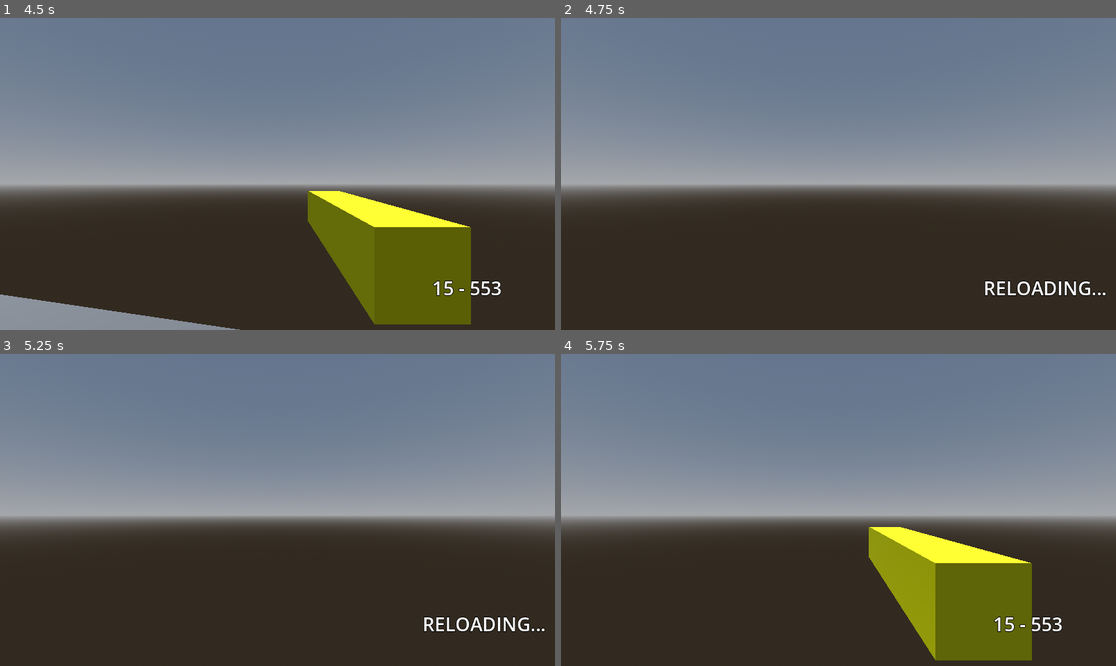
Above: before the commit, frames 1-4 (two rows, left to right).
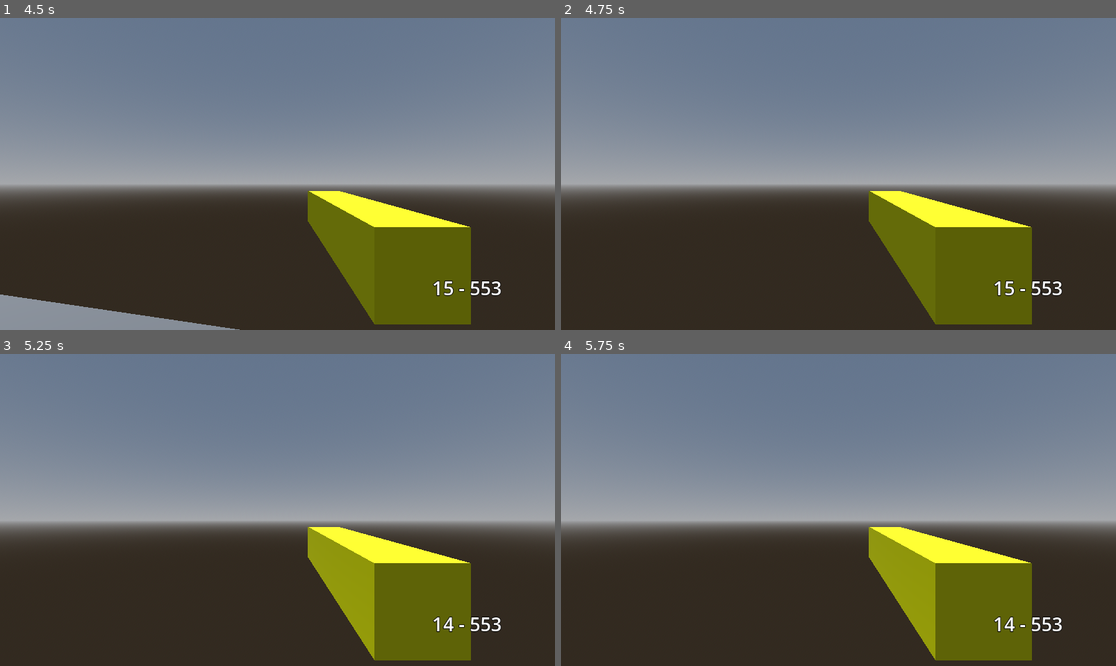
Above: after the commit, the same moments.

Repository: Mad565/FPS-IN-GODOT-4
Game: Godot game, scene res://PLAYER AND MAIN/main.tscn
Two runs of this game, one before a commit and one after it. Both use one fixed random seed, a clock stepped at 60 frames per second and the inputs below.
Inputs (mouse positions are in pixels of both pictures, inside the frame that each line leads up to):
- Up to frame 1 (4.5 s): tap Enter (ui_accept) at 0.5, 0.77, 1.52, 3.02, 3.77 s; move the mouse to (305, 174) at 0.52 s; press the mouse at (305, 174) at 0.53 s; hold W (MOVE_FORWARD) from 0.53 s (still down); tap R (R) at 0.6, 1.55, 3.05, 3.6 s; move the mouse to (249, 174) at 1.27 s; release the mouse at (249, 174) at 1.28 s; click (249, 174) at 1.35 s; move the mouse to (288, 167) at 2.02 s; hold Right mouse button (ADS) 2.03-2.78 s; click (288, 167) at 2.3 s; move the mouse to (271, 180) at 2.77 s; tap F (PICKUP) at 2.85 s; move the mouse to (316, 177) at 3.52 s; press the mouse at (316, 177) at 3.53 s; move the mouse to (233, 170) at 4.27 s; release the mouse at (233, 170) at 4.28 s; tap Ctrl (crouch) at 4.35 s
- Up to frame 2 (4.75 s): keep holding W (MOVE_FORWARD); tap Enter (ui_accept) at 4.52 s; tap R (R) at 4.55 s
- Up to frame 3 (5.25 s): keep holding W (MOVE_FORWARD); tap Enter (ui_accept) at 5 s; move the mouse to (283, 510) at 5.02 s; press the mouse at (283, 510) at 5.03 s
- Up to frame 4 (5.75 s): keep holding W (MOVE_FORWARD)

Frame 1 is identical in both runs. In frame 2, 9.5% of the frame differs, in the area x 55-99%, y 55-99%; in frame 3, 13%, in the area x 0-100%, y 52-99%; in frame 4, 3.8%.

Commit message:
Add files via upload

Diff:
--- a/WEAPON_PICK_script/WEAPON_SCRIPT/WEAPON 1 HR.gd
+++ b/WEAPON_PICK_script/WEAPON_SCRIPT/WEAPON 1 HR.gd
@@ -45,18 +45,36 @@
 		ammo_counter.set_text("   %d - %d " % [ammo, spare_ammo])
 	if ammo <= 0:
 		can_fire = false
-	if Input.is_action_just_pressed("R") and not reloading:
+	if Input.is_action_just_pressed("R") and not reloading and ammo < max_ammo:
 		reload()
 	if Input.is_action_pressed("fire") and can_fire and full_auto:
 		if shotgun == false:
 			fire(delta)
+			if ammo > 0 and not reloading:
+				pass
+			elif not reloading:
+				reload()
 		else:
 			shotgun_fire(delta)
+			if ammo > 0 and not reloading:
+				pass
+			elif not reloading:
+				pass
 	elif Input.is_action_just_pressed("fire") and can_fire and not full_auto:
 		if shotgun == false:
 			fire(delta)
+			if ammo > 0 and not reloading:
+				pass
+			elif not reloading:
+				reload()
 		else:
 			shotgun_fire(delta)
+			if ammo > 0 and not reloading:
+				pass
+			elif not reloading:
+				pass
+
+
 
 func fire(delta):
 	recoil_func(delta)
--- a/WEAPON_PICK_script/WEAPON_SCRIPT/WEAPON 2 HR.gd
+++ b/WEAPON_PICK_script/WEAPON_SCRIPT/WEAPON 2 HR.gd
@@ -45,18 +45,34 @@
 		ammo_counter.set_text("   %d - %d " % [ammo, spare_ammo])
 	if ammo <= 0:
 		can_fire = false
-	if Input.is_action_just_pressed("R") and not reloading:
+	if Input.is_action_just_pressed("R") and not reloading and ammo < max_ammo:
 		reload()
 	if Input.is_action_pressed("fire") and can_fire and full_auto:
 		if shotgun == false:
 			fire(delta)
+			if ammo > 0 and not reloading:
+				pass
+			elif not reloading:
+				reload()
 		else:
 			shotgun_fire(delta)
+			if ammo > 0 and not reloading:
+				pass
+			elif not reloading:
+				pass
 	elif Input.is_action_just_pressed("fire") and can_fire and not full_auto:
 		if shotgun == false:
 			fire(delta)
+			if ammo > 0 and not reloading:
+				pass
+			elif not reloading:
+				reload()
 		else:
 			shotgun_fire(delta)
+			if ammo > 0 and not reloading:
+				pass
+			elif not reloading:
+				pass
 
 func fire(delta):
 	recoil_func(delta)
